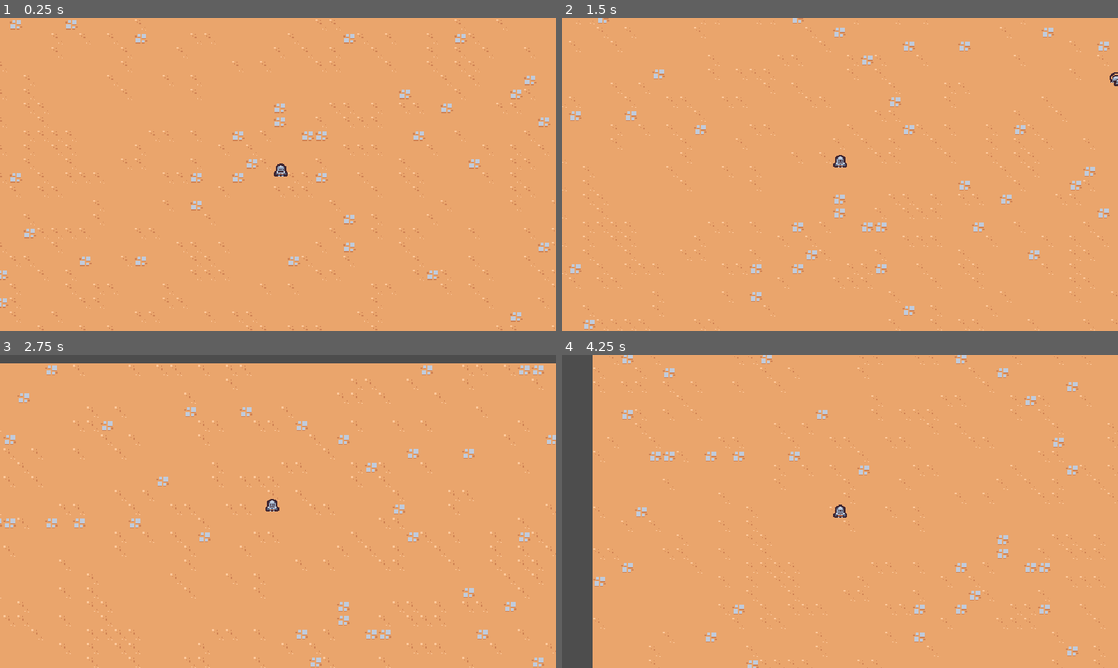
Above: before the commit, frames 1-4 (two rows, left to right).
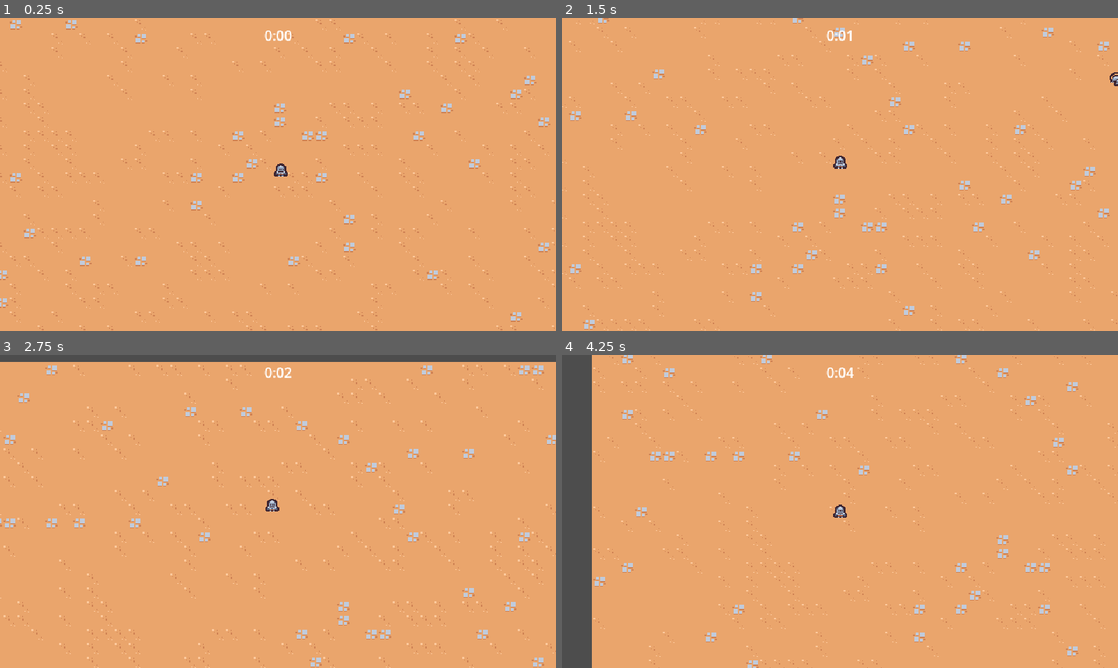
Above: after the commit, the same moments.

Repository: mc-carthy/gdSurvivors
Game: Godot game, scene res://scenes/main/main.tscn
Two runs of this game, one before a commit and one after it. Both use one fixed random seed, a clock stepped at 60 frames per second and the inputs below.
Inputs:
- Up to frame 1 (0.25 s): no input
- Up to frame 2 (1.5 s): hold W (move_up) from 0.53 s (still down)
- Up to frame 3 (2.75 s): release W (move_up) at 2.03 s; hold A (move_left) from 2.03 s (still down)
- Up to frame 4 (4.25 s): release A (move_left) at 3.53 s; hold S (move_down) from 3.53 s (still down)

The runs differ from the first frame. In frame 1, less than 0.1% of the frame differs, in the area x 47-53%, y 4-8%; in frame 2, 0.1%; in frame 3, 0.5%, in the area x 0-100%, y 2-8%; in frame 4, 0.2%.

Commit message:
Add timer and associated UI"

Diff:
--- a/project.godot
+++ b/project.godot
@@ -60,4 +60,3 @@
 [rendering]
 
 textures/canvas_textures/default_texture_filter=0
-2d/snap/snap_2d_transforms_to_pixel=true
--- a/scenes/main/main.tscn
+++ b/scenes/main/main.tscn
@@ -1,11 +1,18 @@
-[gd_scene load_steps=5 format=3 uid="uid://dwvbyiof6120d"]
+[gd_scene load_steps=7 format=3 uid="uid://dwvbyiof6120d"]
 
 [ext_resource type="TileSet" uid="uid://2jbrfh3r2thu" path="res://resources/tile_set.tres" id="1_4o58v"]
 [ext_resource type="PackedScene" uid="uid://4lskaid70me0" path="res://scenes/player/player.tscn" id="1_phknl"]
+[ext_resource type="PackedScene" uid="uid://ryb7r7unj4fs" path="res://scenes/manager/arena_time_manager.tscn" id="2_5wkao"]
 [ext_resource type="PackedScene" uid="uid://cmh1uci56341q" path="res://scenes/game_camera/game_camera.tscn" id="3_7syb1"]
 [ext_resource type="PackedScene" uid="uid://o0ockpubllr1" path="res://scenes/manager/enemy_manager.tscn" id="5_4l807"]
+[ext_resource type="PackedScene" uid="uid://wrdqkjjyno70" path="res://scenes/ui/arena_time_ui.tscn" id="5_mgg55"]
 
 [node name="Main" type="Node"]
+
+[node name="ArenaTimeUI" parent="." node_paths=PackedStringArray("arena_time_manager") instance=ExtResource("5_mgg55")]
+arena_time_manager = NodePath("../ArenaTimeManager")
+
+[node name="ArenaTimeManager" parent="." instance=ExtResource("2_5wkao")]
 
 [node name="EnemyManager" parent="." instance=ExtResource("5_4l807")]
 
--- /dev/null
+++ b/scenes/manager/arena_time_manager.gd
@@ -0,0 +1,7 @@
+extends Node
+
+@onready var timer = $Timer
+
+
+func get_time_elapsed() -> float:
+	return timer.wait_time - timer.time_left
--- /dev/null
+++ b/scenes/manager/arena_time_manager.tscn
@@ -0,0 +1,11 @@
+[gd_scene load_steps=2 format=3 uid="uid://ryb7r7unj4fs"]
+
+[ext_resource type="Script" path="res://scenes/manager/arena_time_manager.gd" id="1_lwkip"]
+
+[node name="ArenaTimeManager" type="Node"]
+script = ExtResource("1_lwkip")
+
+[node name="Timer" type="Timer" parent="."]
+wait_time = 60.0
+one_shot = true
+autostart = true
--- /dev/null
+++ b/scenes/ui/arena_time_ui.gd
@@ -0,0 +1,14 @@
+extends CanvasLayer
+
+@export var arena_time_manager: Node
+@onready var label: Label = %Label
+
+func _process(delta: float) -> void:
+	if arena_time_manager == null: return
+	var time_elapsed = arena_time_manager.get_time_elapsed()
+	label.text = format_seconds_to_string(time_elapsed)
+
+func format_seconds_to_string(seconds: float) -> String:
+	var minutes = floor(seconds / 60)
+	var remaining_seconds = seconds - (minutes * 60)
+	return str(minutes) + ":" + ("%02d" % floor(remaining_seconds))
--- /dev/null
+++ b/scenes/ui/arena_time_ui.tscn
@@ -0,0 +1,22 @@
+[gd_scene load_steps=2 format=3 uid="uid://wrdqkjjyno70"]
+
+[ext_resource type="Script" path="res://scenes/ui/arena_time_ui.gd" id="1_a671c"]
+
+[node name="ArenaTimeUI" type="CanvasLayer"]
+script = ExtResource("1_a671c")
+
+[node name="MarginContainer" type="MarginContainer" parent="."]
+anchors_preset = 15
+anchor_right = 1.0
+anchor_bottom = 1.0
+grow_horizontal = 2
+grow_vertical = 2
+mouse_filter = 2
+theme_override_constants/margin_top = 8
+
+[node name="Label" type="Label" parent="MarginContainer"]
+unique_name_in_owner = true
+layout_mode = 2
+size_flags_horizontal = 4
+size_flags_vertical = 0
+text = "TEST"
